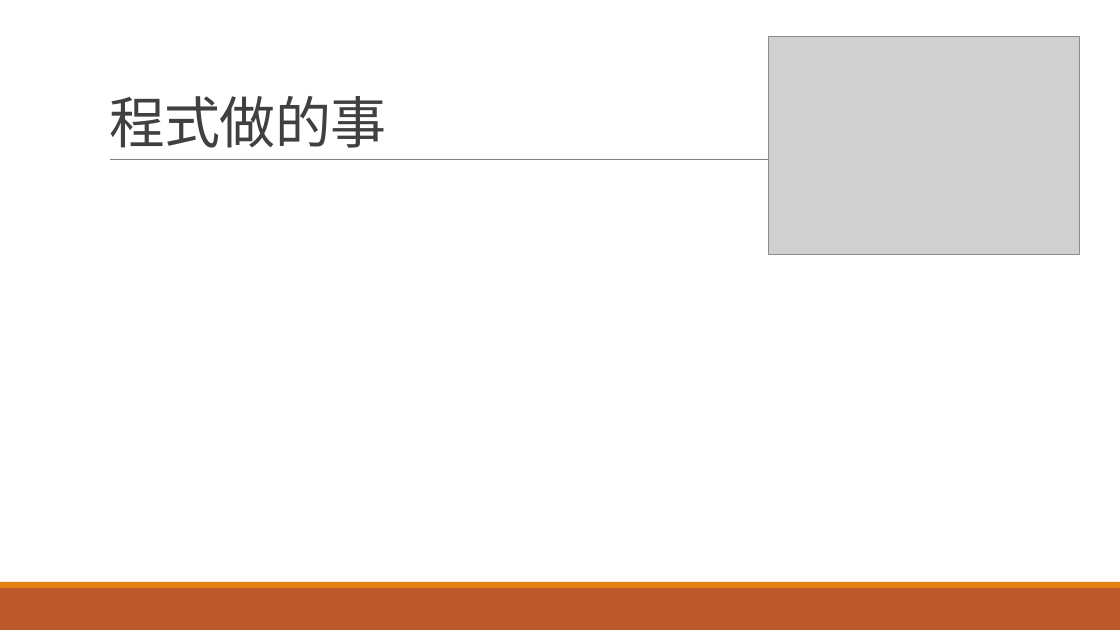
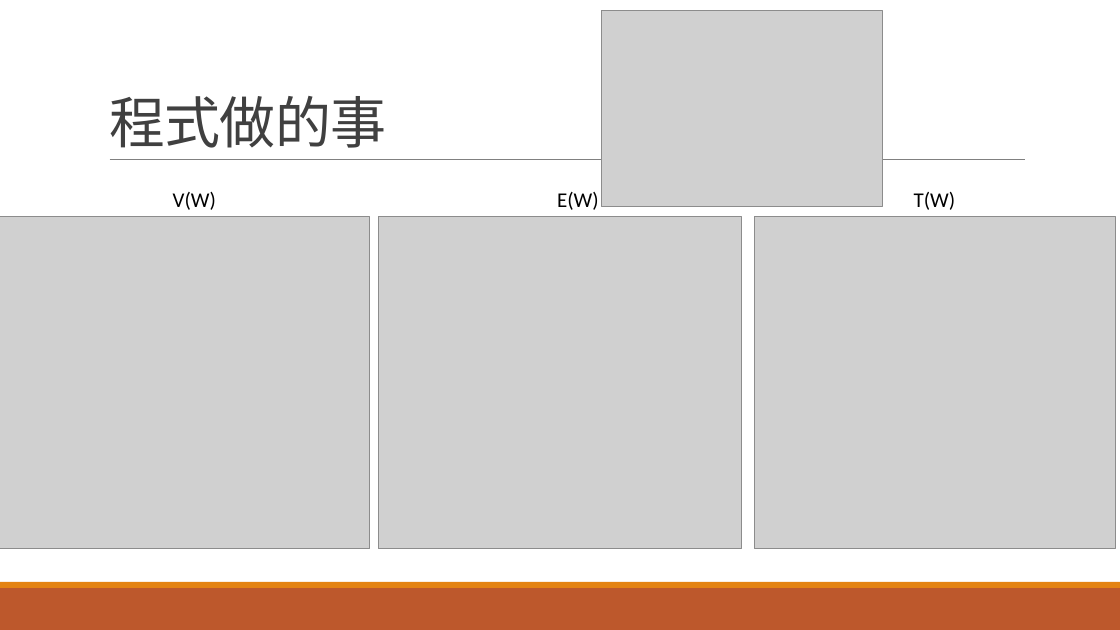
Before and after one commit to r889165/BackUpThesis, a slide deck: slide 4 of Geophone_Calibration/地聲儀求參數.pptx (slide 3 before the commit). Drawn at 1120x630 pixels with LibreOffice and Linux fonts; fonts in the diff are those of the drawing; grey boxes stand for pictures. Boxes give left, top, right and bottom in pixels: in the first picture for what was removed or moved away, otherwise in the second. Text is boxed around its words. In the diff, an @@ line names an element or a change of style, - is before the commit and + after.

```diff
--- a/Geophone_Calibration/地聲儀求參數.pptx
+++ b/Geophone_Calibration/地聲儀求參數.pptx
@@ picture: place and size @@
-picture at [769,37,1080,255]
+picture at [602,10,882,207]
@@ text added at [173,192,216,210], 18 pt, text #000000 @@
+V(W)
@@ text added at [557,192,599,210], 18 pt, text #000000 @@
+E(W)
@@ text added at [914,192,956,210], 18 pt, text #000000 @@
+T(W)
@@ picture added at [0,217,370,549] @@
@@ picture added at [378,217,742,549] @@
@@ picture added at [755,217,1116,549] @@
```
Also in this commit, not shown: 4 other slides changed, 8 slides added, 1 slide removed, 3 other files.
